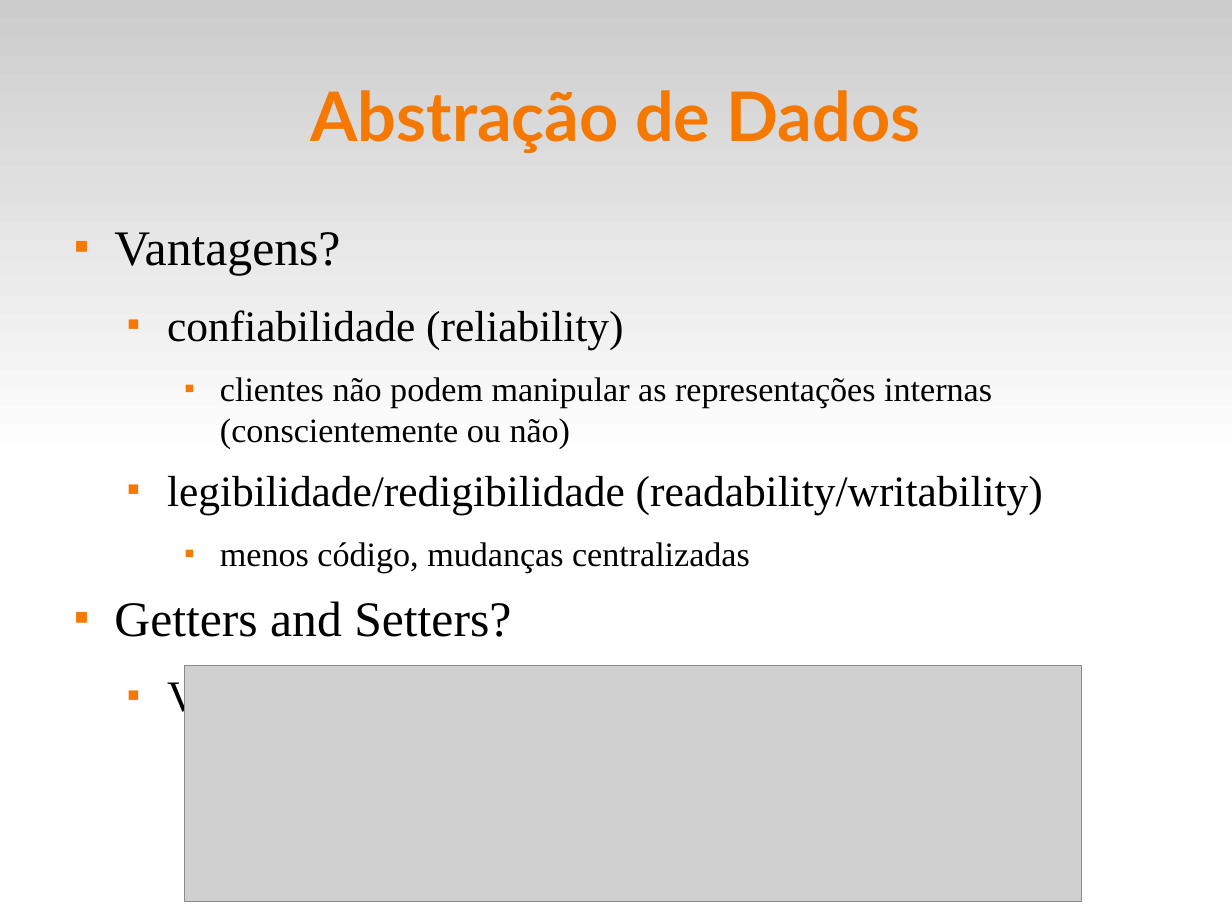
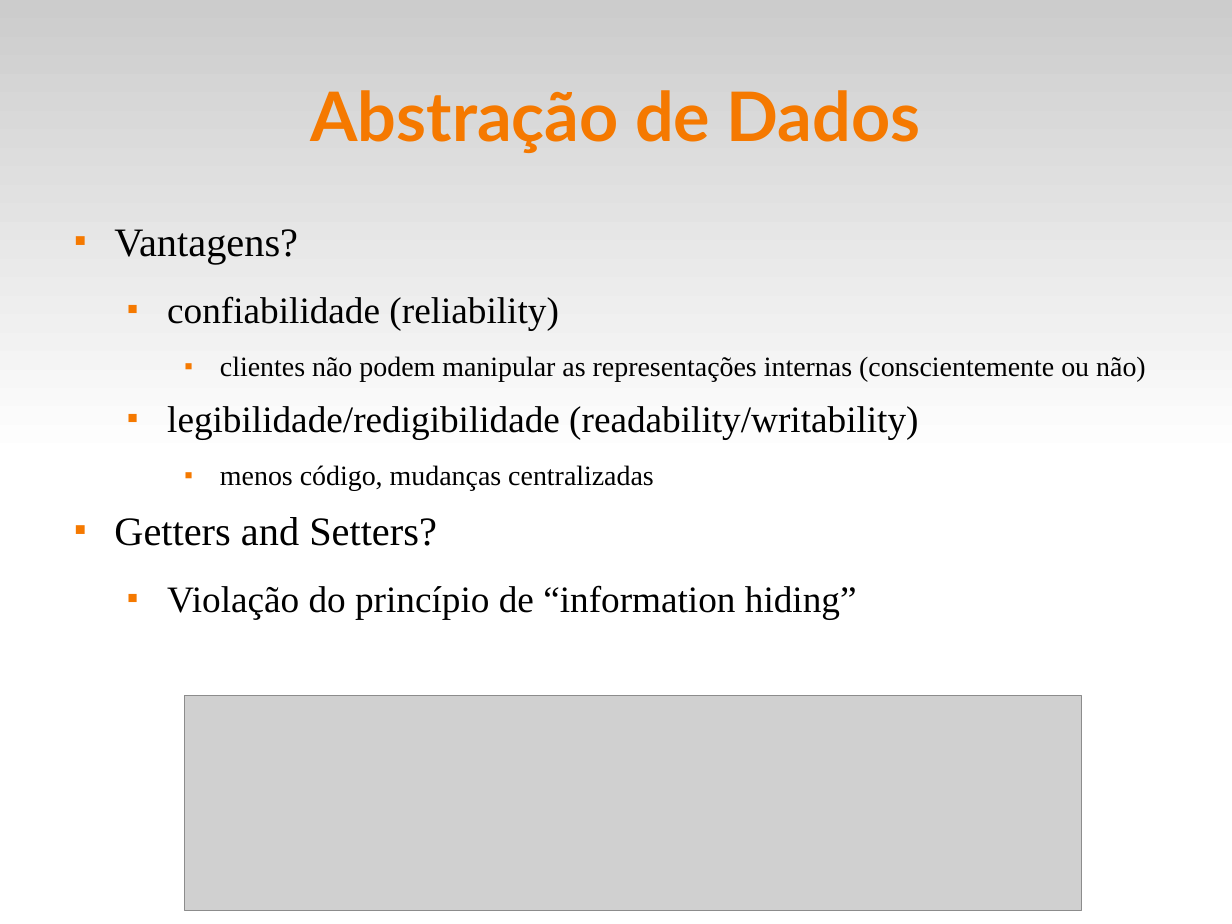
Before and after one commit to fsantanna-uerj/EDL, a slide deck: slide 8 of slides/edl-06-adts.odp. Drawn at 1232x924 pixels with LibreOffice and Linux fonts; fonts in the diff are those of the drawing; grey boxes stand for pictures. Boxes give left, top, right and bottom in pixels: in the first picture for what was removed or moved away, otherwise in the second. Text is boxed around its words. In the diff, an @@ line names an element or a change of style, - is before the commit and + after.

```diff
--- a/slides/edl-06-adts.odp
+++ b/slides/edl-06-adts.odp
@@ text "Vantagens?" at [114,229,1146,619]: size 32 to 26 pt in "Vantagens?", "Getters and Setters?"; size 28 to 24 pt in "confiabilidade (reliability)", "legibilidade/redigibilidade (readability/writability)", "Violação do princípio de “information hiding”"; size 22 to 18 pt in "clientes não podem manipular as representações internas ...", "menos código, mudanças centralizadas" @@
@@ picture: place and size @@
-picture at [186,666,1082,902]
+picture at [186,695,1082,911]
```
Also in this commit, not shown: 2 other slides changed, 4 other files.
